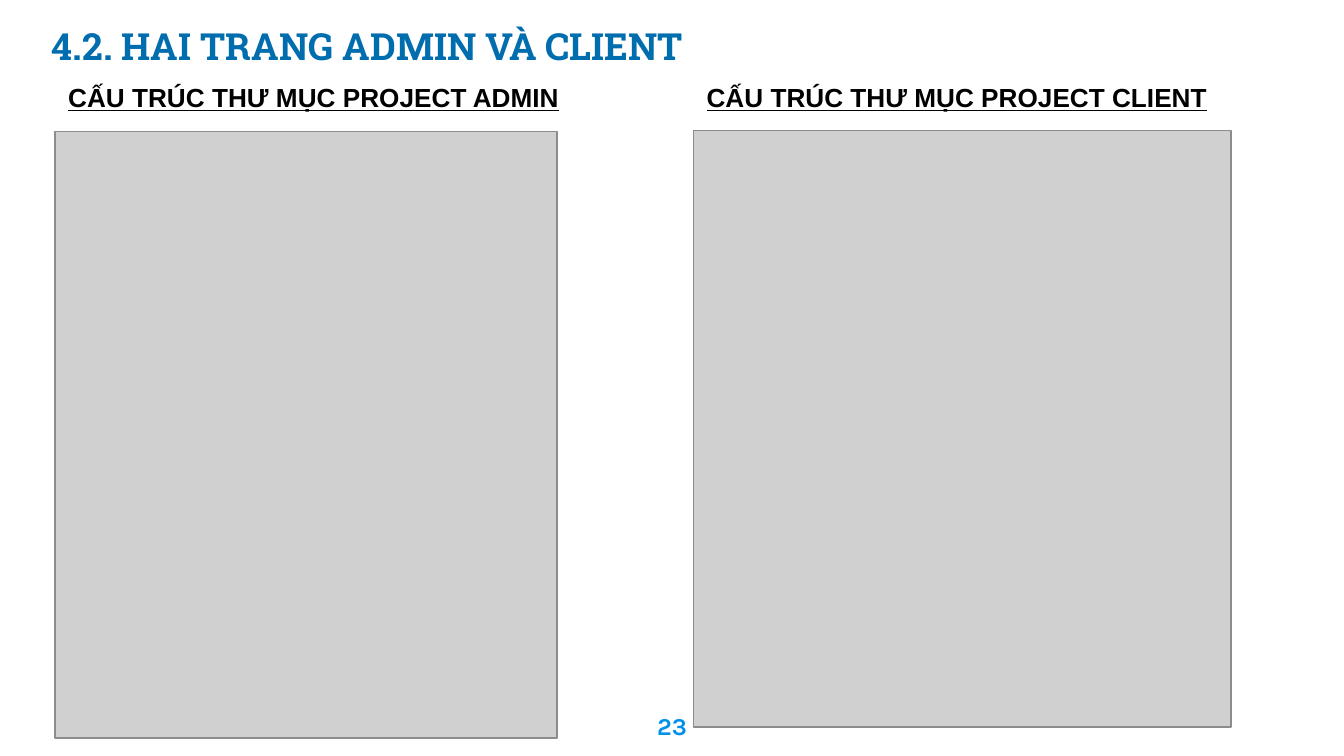
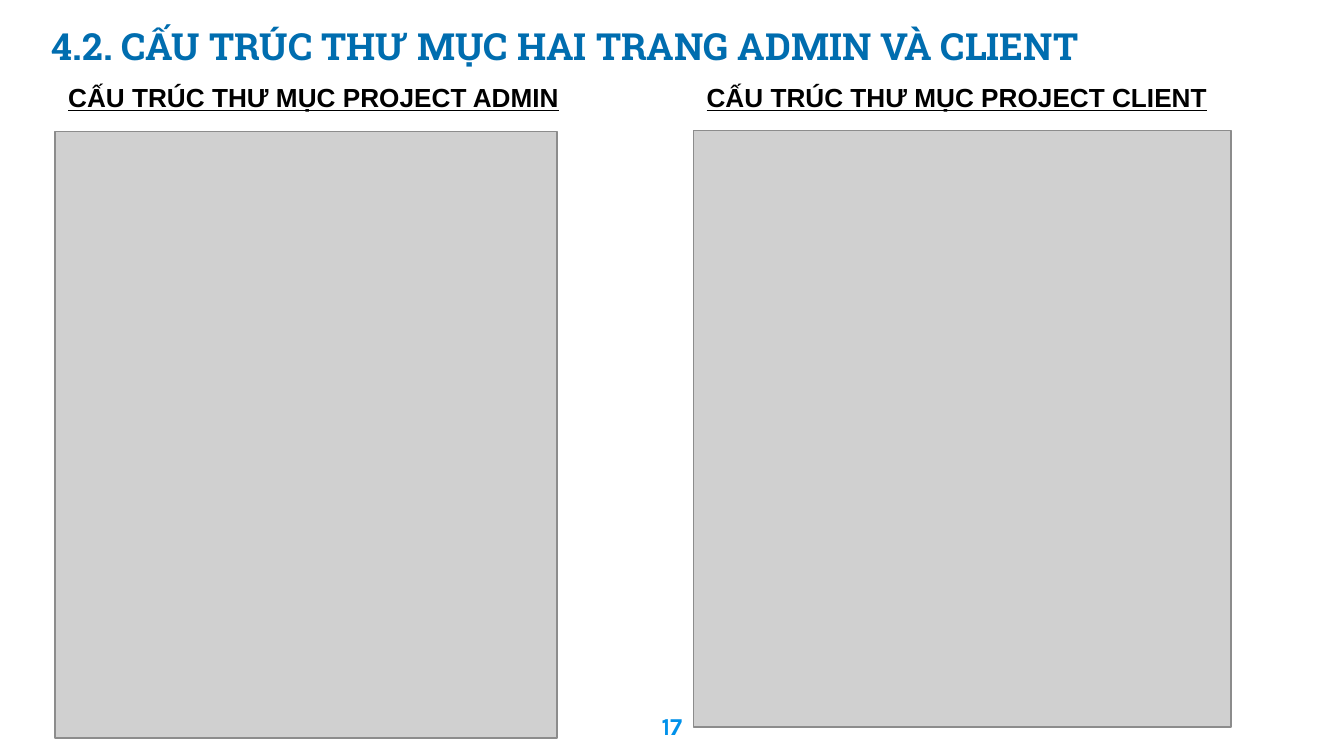
Before and after one commit to haitran2000/Ecommerce-Fashion-Website, a slide deck: slide 17 of Do An Tot Nghiep.pptx (slide 23 before the commit). Drawn at 1344x756 pixels with LibreOffice and Linux fonts; fonts in the diff are those of the drawing; grey boxes stand for pictures; background and template pictures are left out. Boxes give left, top, right and bottom in pixels: in the first picture for what was removed or moved away, otherwise in the second. Text is boxed around its words. In the diff, an @@ line names an element or a change of style, - is before the commit and + after.

```diff
--- a/Do An Tot Nghiep.pptx
+++ b/Do An Tot Nghiep.pptx
@@ text at (52,25,1078,67): text changed @@
-4.2. HAI TRANG ADMIN VÀ CLIENT
+4.2. CẤU TRÚC THƯ MỤC HAI TRANG ADMIN VÀ CLIENT
@@ page number at (662,719,683,735): text changed @@
-23
+17
```
Also in this commit, not shown: 3 other slides changed, 6 slides removed, 16 other files.
